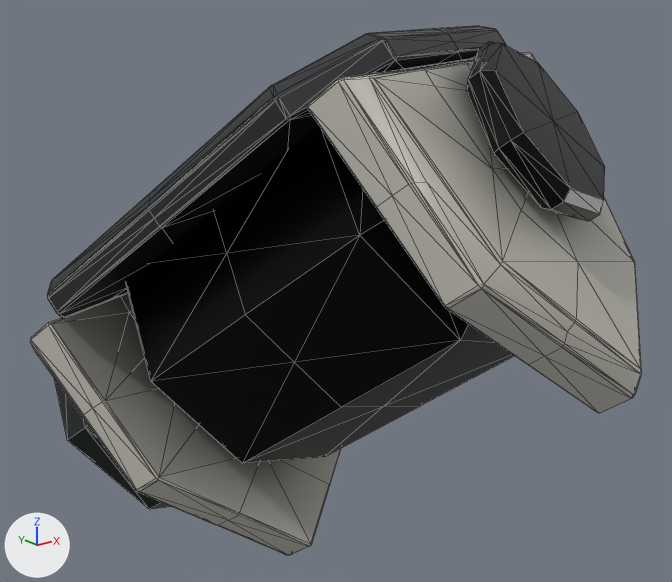
A saved change to the glTF model assets/export/models/bastion.elbow_back_right.glb.
The view is the same before and after, from a camera (50 mm lens) standing at (-1.726, -2.159, 0.545) and looking at (0.004, 0.002, -0.32). Arrows for +X, +Y and +Z are at lower left; the lights stay in place. The first picture is the older version. Mesh edges are drawn as thin lines.

Script lines for the objects in view, before the commit:
```python
ob_mesh_0 = bpy.data.objects.new('Mesh_0', me_mesh_0)
ob_mesh_0.location = (0.0, 0.0, 0.0)
```
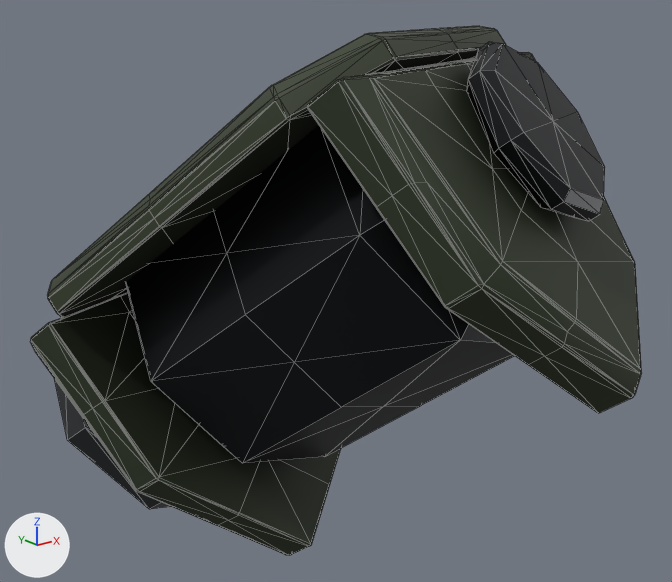
The newer file is also rescaled (x4.5) as a whole; pictures and numbers use the older file's frame.

What differs and where, as boxes [x1, y1, x2, y2] in the pictures (672 x 582 px):
'Mesh_0', surface changed
    both: [31, 35, 642, 555]

Patch to the scene script:
```diff
--- a/assets/export/models/bastion.elbow_back_right.glb.py
+++ b/assets/export/models/bastion.elbow_back_right.glb.py
@@ mat_armor @@
 n2 = _N.new('ShaderNodeMix'); n2.name = 'Mix'
 n2.inputs[0].default_value = 1.0  # 'Factor'
-n2.inputs[7].default_value = (0.57, 0.554, 0.492, 1.0)  # 'B', light grey #c7c4ba
+n2.inputs[7].default_value = (0.0245, 0.0363, 0.0153, 1.0)  # 'B', dark green #2b3621
 n3 = _N.new('ShaderNodeVertexColor'); n3.name = 'Color Attribute'
@@ mat_dark @@
 n0 = _N.new('ShaderNodeBsdfPrincipled'); n0.name = 'Principled BSDF'
 n0.inputs[1].default_value = 0.85  # 'Metallic'
-n0.inputs[2].default_value = 0.32  # 'Roughness'
+n0.inputs[2].default_value = 0.42  # 'Roughness'
 n1 = _N.new('ShaderNodeOutputMaterial'); n1.name = 'Material Output'
```
